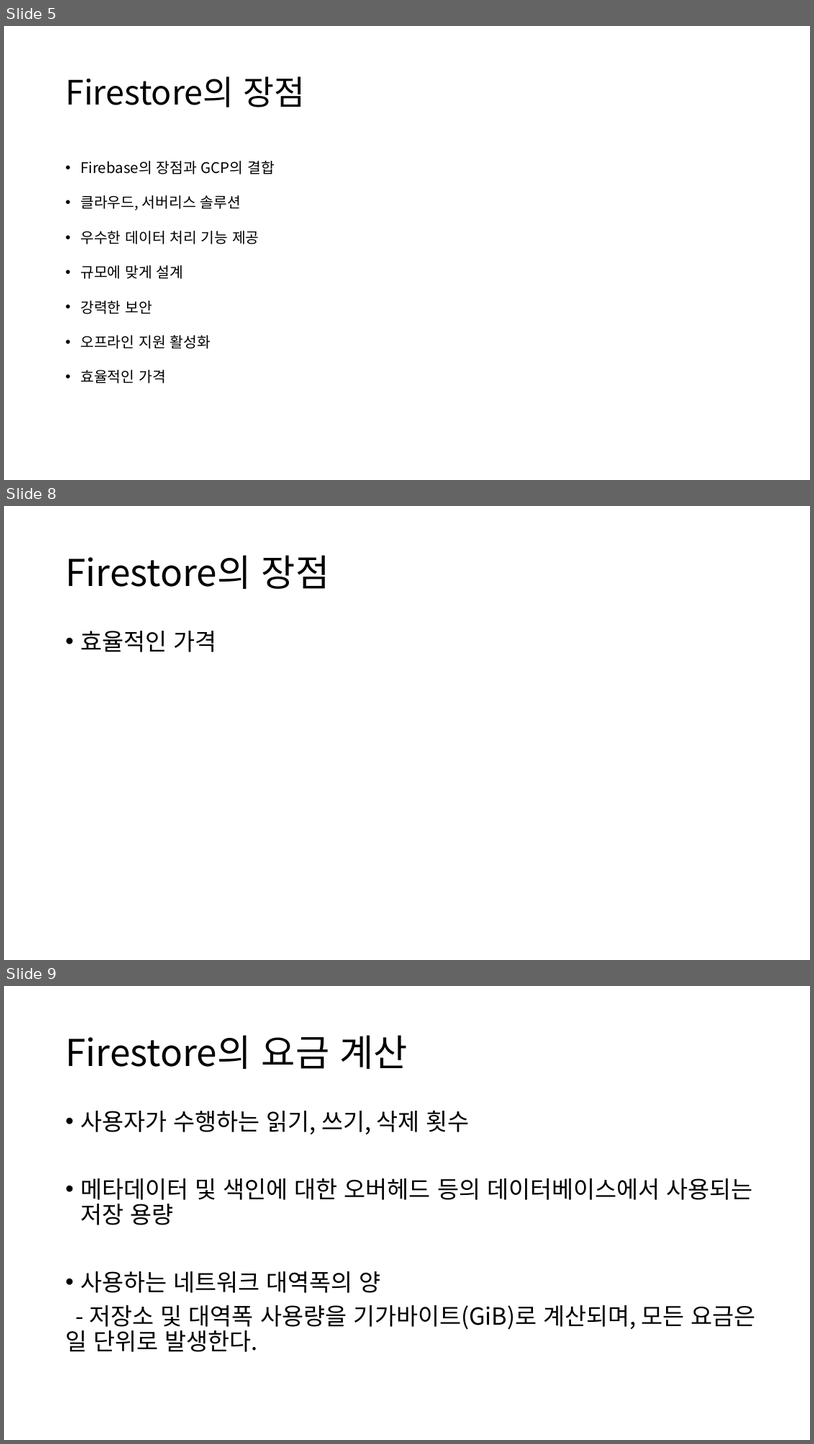
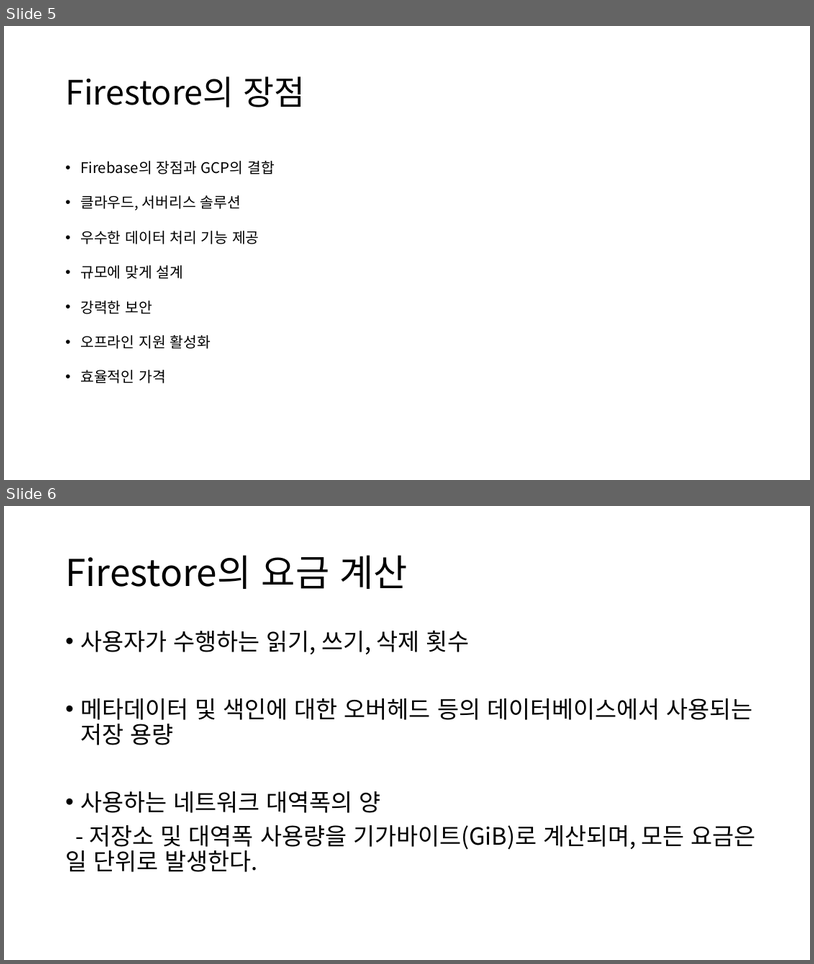
Before and after one commit to popuyaha/gcp-bootstrap-client, a slide deck: GCP기반 Serverless 아키텍쳐.pptx. Shown one above the other, each under a label of ours: slides 5, 8 and 9 before the commit, slides 5 and 6 after it; the slides between them are not shown. The pictures are 814x1444 and 814x964 pixels, drawn with LibreOffice and Linux fonts; fonts in the diff are those of the drawing. Boxes give left, top, right and bottom in pixels: in the first picture for what was removed or moved away, otherwise in the second. Text is boxed around its words. In the diff, an @@ line names an element or a change of style, - is before the commit and + after.

```diff
--- a/GCP기반 Serverless 아키텍쳐.pptx
+++ b/GCP기반 Serverless 아키텍쳐.pptx
@@ slide 8 removed at <box>4,506,810,960</box>, background #FFFFFF @@
@@ title removed at <box>65,555,329,589</box> @@
-Firestore의 장점
@@ text removed at <box>80,631,217,652</box> @@
-• 효율적인 가격
@@ what was slide 9 is now slide 6 @@
```
Also in this commit, not shown: 2 other slides removed, 17 other files.
